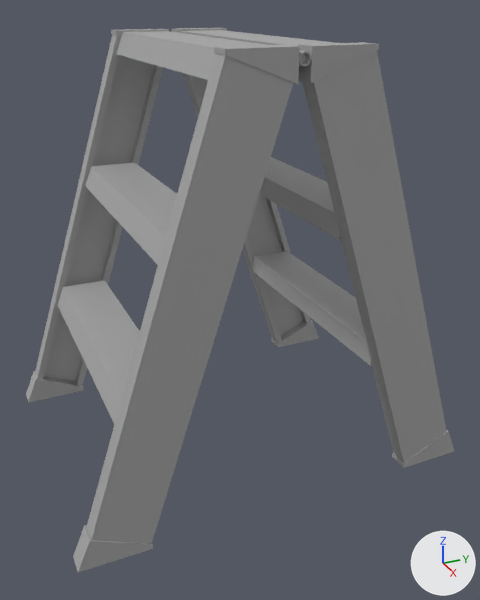
The FBX model Unity_PlanePreFlightCheck/Assets/_/ART/3D/3DModels/Item/3D_Escabeau.fbx, before and after one commit.
Camera for both pictures: a 50 mm lens placed at (1.04, -0.437, 0.783), pointed at (0.044, 0.011, 0.286). The axes (+X, +Y, +Z) are drawn at lower right. The lights are the same throughout. The picture after the commit comes second. Where no turn or scale is listed for an object, it has been applied to the vertices.

Objects in the first picture: 'Escabeau', 'escabeau_mid_part'.
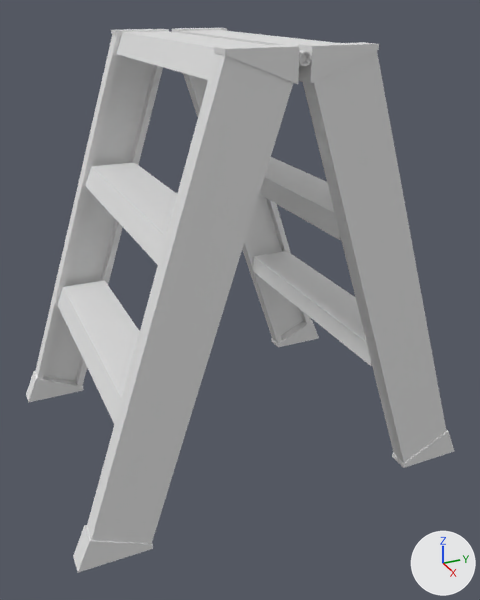
Where the newer file only moved an object's origin or applied its transform, the numbers keep the older frame.

Edits to the bpy script that builds the scene:
```text
Add mat_mat_interactible:
    mat_mat_interactible = principled_material('MAT_Interactible')
    mat_mat_interactible.base_color = (0.8, 0.8, 0.8)  # white #e7e7e7
Change me_mesh:
    used by ob_escabeau; location = (0.0, 0.0, 0.0)
    remove me_mesh.from_pydata(...)  # 224 vertices, 152 faces; spans x -0.269..0.269, y -0.355..0.355, z 0.0..0.727
    add me_mesh.from_pydata(...)  # 274 vertices, 184 faces; spans x -0.269..0.269, y -0.355..0.355, z 0.0..0.727
    me_mesh part 1: a new loose piece of 50 vertices spanning x -0.269..0.269, y -0.009..0.009, z 0.703..0.721, in mat_mat_interactible (white #e7e7e7)
    me_mesh part 2: 128 faces spanning x -0.269..0.269, y -0.355..0.355, z 0.0..0.727 switch from mat_standardsurface1 (grey #aaaaaa) to mat_mat_interactible (white #e7e7e7)
    other edits to the shape of me_mesh do not show in these pictures
Remove ob_escabeau_mid_part:
    ob_escabeau_mid_part = bpy.data.objects.new('escabeau_mid_part', me_mesh_001)
    ob_escabeau_mid_part.location = (0.0, 0.0, 0.712)
```

What differs and where, as boxes (x1, y1, x2, y2) in the pictures (480 x 600 px):
'escabeau_mid_part', deleted
    before: (299, 50, 312, 67)
part 1 of me_mesh, added
    after: (299, 50, 312, 67)
part 2 of me_mesh, recoloured (grey to white)
    both: (26, 28, 454, 573)
